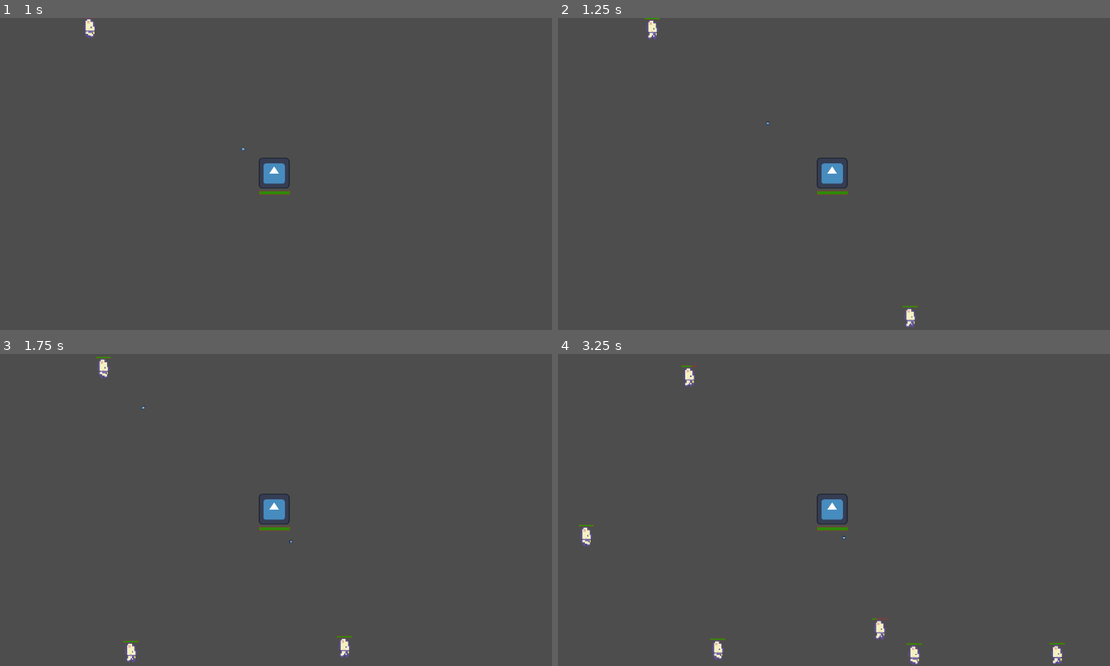
Above: before the commit, frames 1-4 (two rows, left to right).
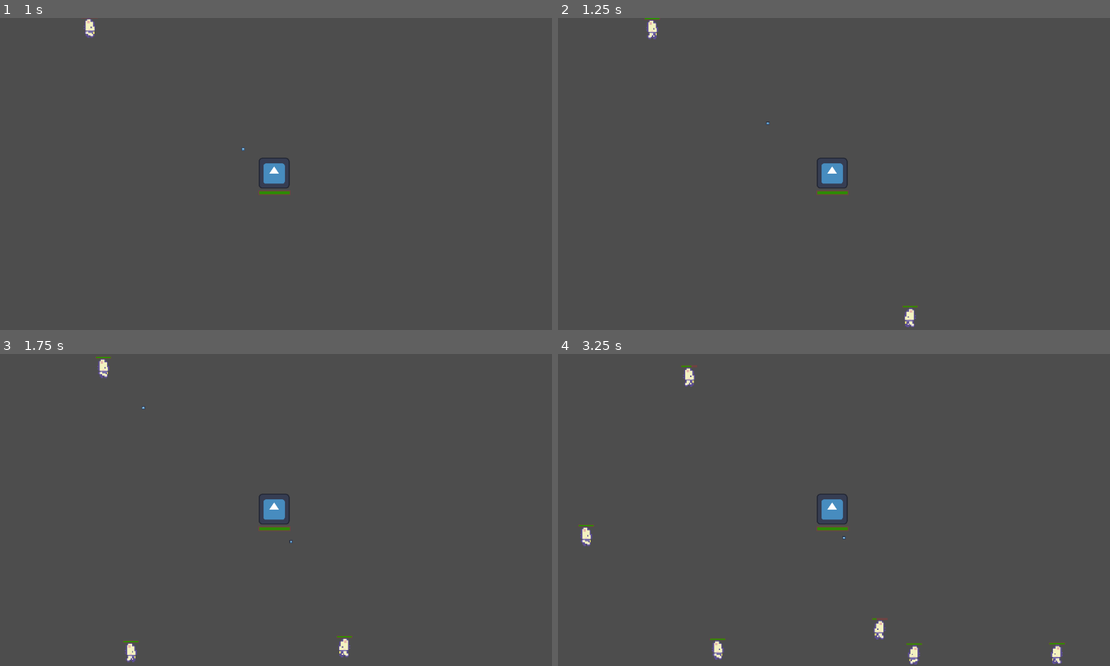
Above: after the commit, the same moments.

Repository: romaindurand/godot-tower-defense
Game: Godot game, scene res://scenes/game.tscn
The game is run twice, just before and just after one commit, with the same random seed, the same clock (stepped at 60 frames per second) and the same inputs. The engine's default icon, where the game draws it, is replaced by a stand-in: a white triangle on a blue panel in a dark square.
Inputs:
- Up to frame 1 (1 s): tap Enter at 0.5 s
- Up to frame 2 (1.25 s): no input
- Up to frame 3 (1.75 s): no input
- Up to frame 4 (3.25 s): no input

Frame 1 is identical in both runs. In frame 2, less than 0.1% of the frame differs, in the area x 62-65%, y 92-99%; in frame 3, less than 0.1%; in frame 4, 0.2%, in the area x 57-92%, y 85-100%.

Commit message:
fix: flip animated sprite instead of invisible sprite2D

Diff:
--- a/scenes/enemy.tscn
+++ b/scenes/enemy.tscn
@@ -1,13 +1,10 @@
 [gd_scene format=3 uid="uid://cdcohkrh3sdgt"]
 
-[ext_resource type="Texture2D" uid="uid://b8gkkrqawyomq" path="res://assets/icon.svg" id="1_7p1mj"]
 [ext_resource type="Script" uid="uid://cnyk55h1f7g78" path="res://scripts/enemy.gd" id="1_md0e3"]
 [ext_resource type="Script" uid="uid://dytdgyhfjq5qb" path="res://components/move.gd" id="3_4ra3w"]
 [ext_resource type="Script" uid="uid://didc2dnro26km" path="res://components/health.gd" id="4_5uy6h"]
 [ext_resource type="PackedScene" uid="uid://djs0e3txn5vq4" path="res://scenes/health_bar.tscn" id="5_c4w8v"]
 [ext_resource type="Texture2D" uid="uid://dllauu6br8b1q" path="res://assets/Characters/Basic Charakter Spritesheet.png" id="6_xwavj"]
-
-[sub_resource type="CanvasItemMaterial" id="CanvasItemMaterial_4ra3w"]
 
 [sub_resource type="CircleShape2D" id="CircleShape2D_md0e3"]
 radius = 32.0
@@ -40,12 +37,6 @@
 [node name="Enemy" type="CharacterBody2D" unique_id=130768671]
 collision_layer = 2
 script = ExtResource("1_md0e3")
-
-[node name="Sprite2D" type="Sprite2D" parent="." unique_id=1028178983]
-visible = false
-material = SubResource("CanvasItemMaterial_4ra3w")
-scale = Vector2(0.53125, 0.53125)
-texture = ExtResource("1_7p1mj")
 
 [node name="Area2D" type="Area2D" parent="." unique_id=975160072]
 
--- a/scripts/enemy.gd
+++ b/scripts/enemy.gd
@@ -2,7 +2,7 @@
 @onready var move_component: MoveComponent = $MoveComponent
 @onready var navigation_agent_2d: NavigationAgent2D = $NavigationAgent2D
 @onready var health_component: HealthComponent = $HealthComponent
-@onready var sprite_2d: Sprite2D = $Sprite2D
+@onready var animated_sprite_2d: AnimatedSprite2D = $AnimatedSprite2D
 
 # Called when the node enters the scene tree for the first time.
 func _ready() -> void:
@@ -12,9 +12,9 @@
 
 func _process(_delta: float) -> void:
 	if velocity.x > 0.1:
-		sprite_2d.flip_h = false
+		animated_sprite_2d.flip_h = false
 	elif velocity.x < -0.1:
-		sprite_2d.flip_h = true
+		animated_sprite_2d.flip_h = true
 
 func _on_health_component_died() -> void:
 	var game: Game = get_parent()
